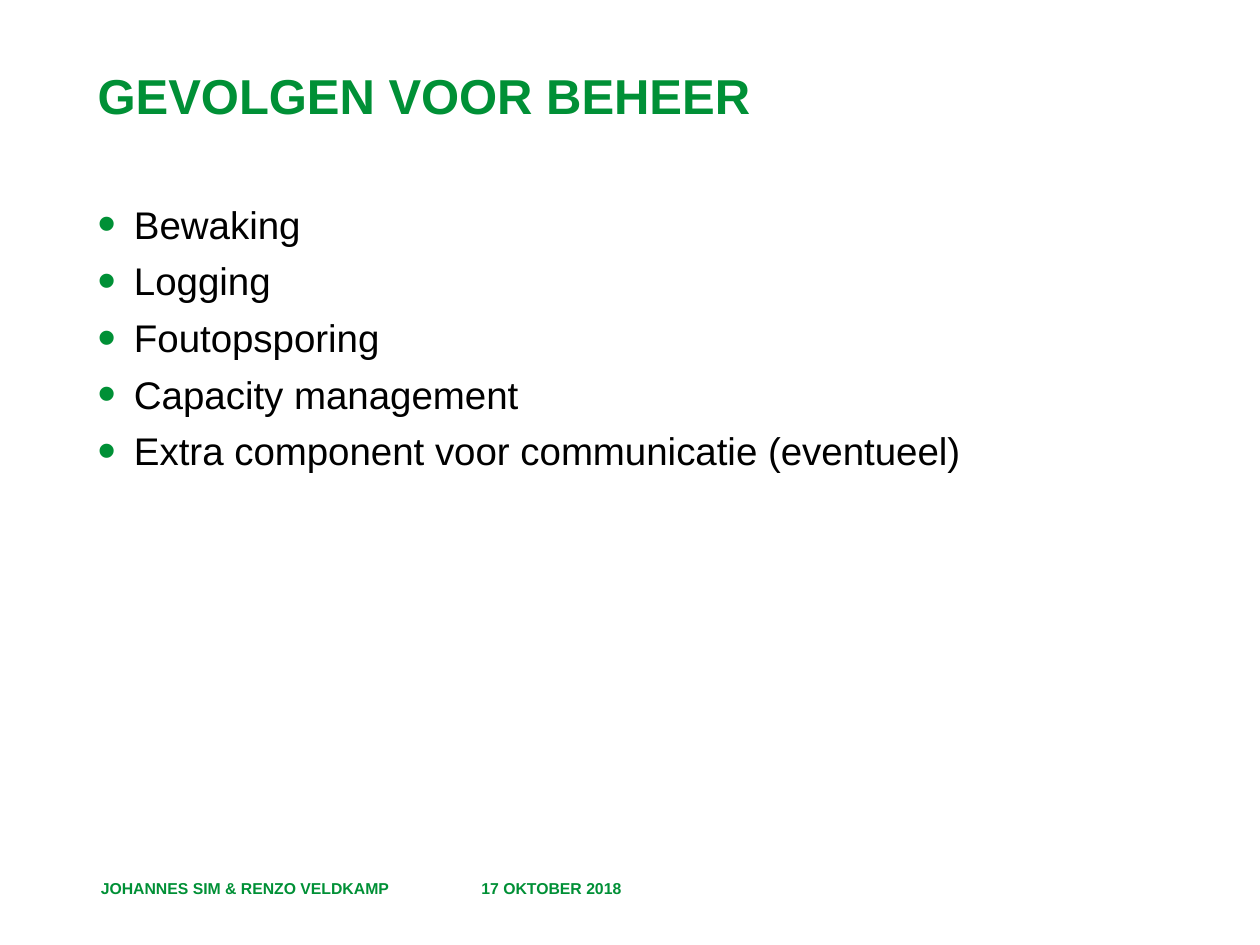
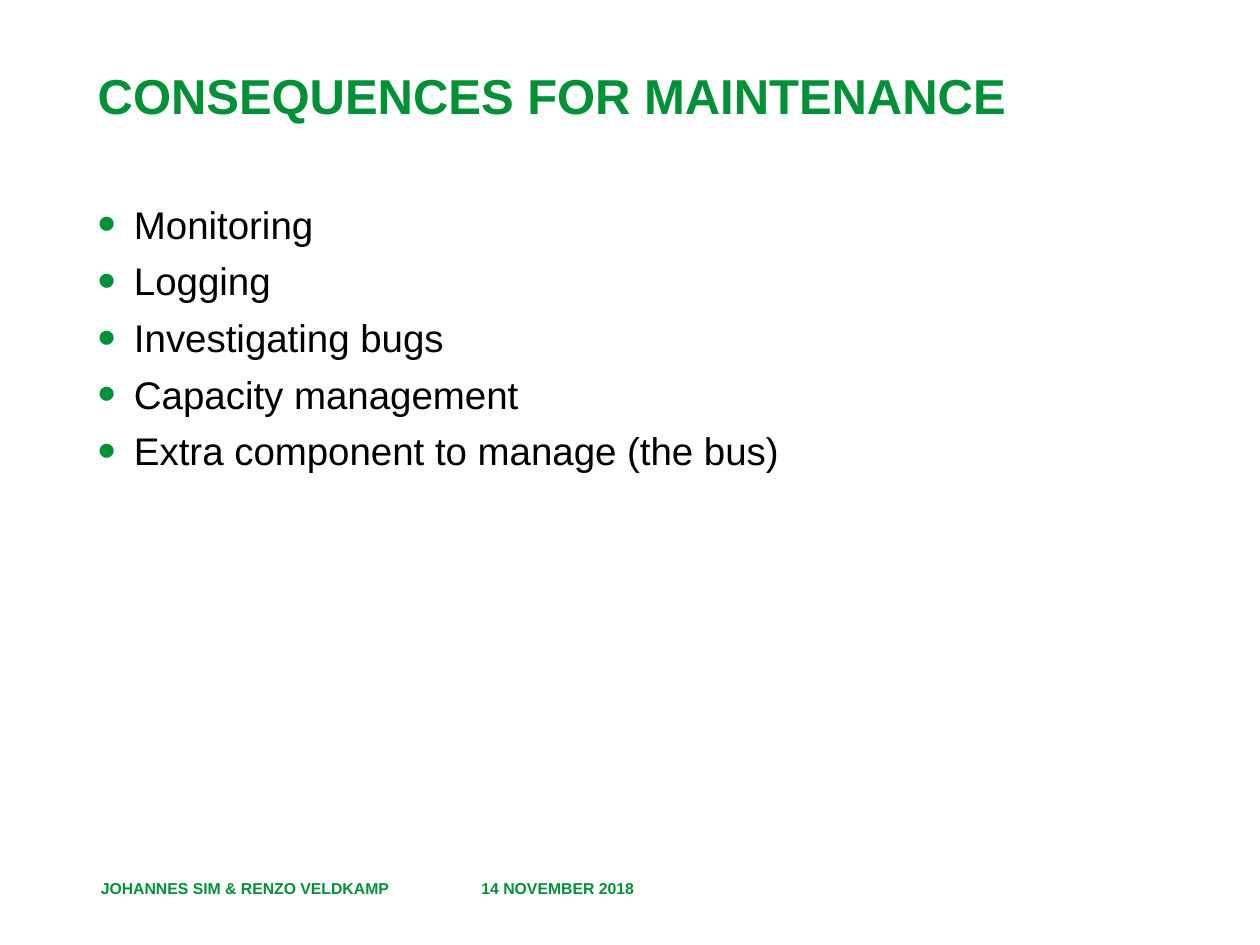
Before and after one commit to RenzoVeldkamp/MicroContainer, a slide deck: slide 6 of Presentatie/Microservices 102.pptx. Drawn at 1260x945 pixels with LibreOffice and Linux fonts; fonts in the diff are those of the drawing; background and template pictures are left out. Boxes give left, top, right and bottom in pixels: in the first picture for what was removed or moved away, otherwise in the second. Text is boxed around its words. In the diff, an @@ line names an element or a change of style, - is before the commit and + after.

```diff
--- a/Presentatie/Microservices 102.pptx
+++ b/Presentatie/Microservices 102.pptx
@@ title at <box>98,79,1006,124</box>: text changed @@
-GEVOLGEN VOOR BEHEER
+CONSEQUENCES FOR MAINTENANCE
@@ text at <box>134,211,313,246</box>: text changed @@
-• Bewaking
+• Monitoring
@@ text at <box>134,324,443,360</box>: text changed @@
-• Foutopsporing
+• Investigating bugs
@@ text at <box>134,437,779,473</box>: text changed @@
-• Extra component voor communicatie (eventueel)
+• Extra component to manage (the bus)
@@ text at <box>481,883,634,894</box>: text changed @@
-17 OKTOBER 2018
+14 NOVEMBER 2018
```
Also in this commit, not shown: 6 other slides changed, 1 slide added, 1 slide removed, 25 other files.
